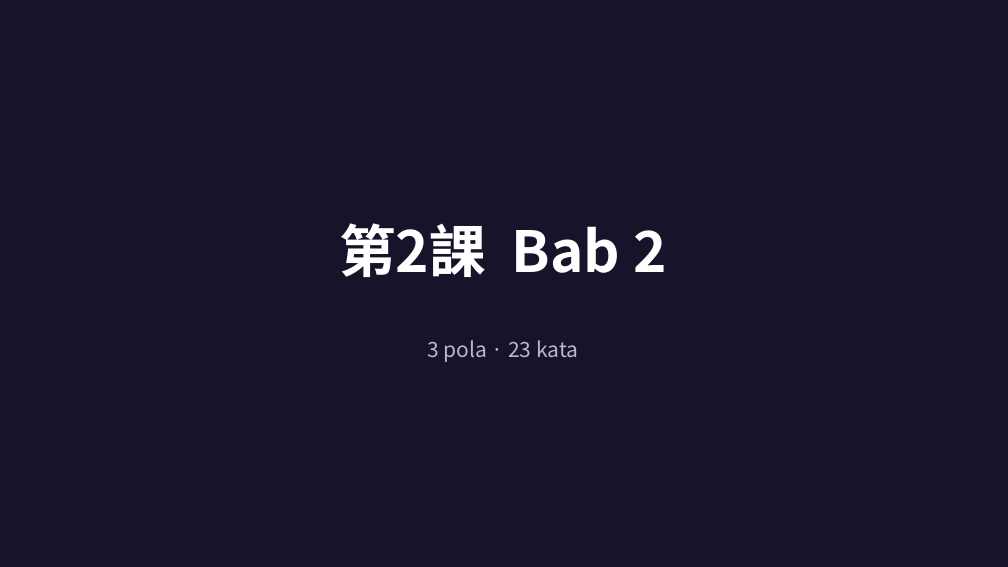
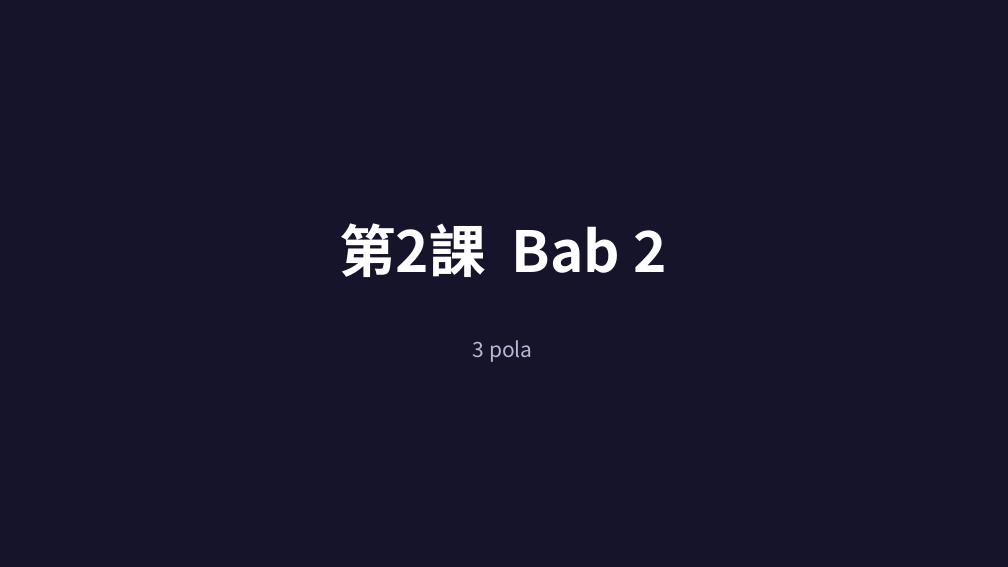
Before and after one commit to randitsmuhamad50-web/shirose-nihongo, a slide deck: slide 9 of data/jft/slide/ir1.pptx (slide 12 before the commit). Drawn at 1008x567 pixels with LibreOffice and Linux fonts; fonts in the diff are those of the drawing. Boxes give left, top, right and bottom in pixels: in the first picture for what was removed or moved away, otherwise in the second. Text is boxed around its words. In the diff, an @@ line names an element or a change of style, - is before the commit and + after.

```diff
--- a/data/jft/slide/ir1.pptx
+++ b/data/jft/slide/ir1.pptx
@@ text at bbox=[473, 340, 533, 362]: text changed @@
-3 pola · 23 kata
+3 pola
```
Also in this commit, not shown: 18 other slides changed, 60 slides removed, 5 other files.
